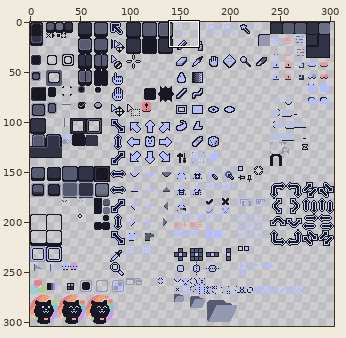
Two versions of one sprite sheet, themes/mocha/catppuccin-theme-mocha/sheet.png. Above, an overview of the earlier version with the close-up marked.
Close-up. Earlier state:
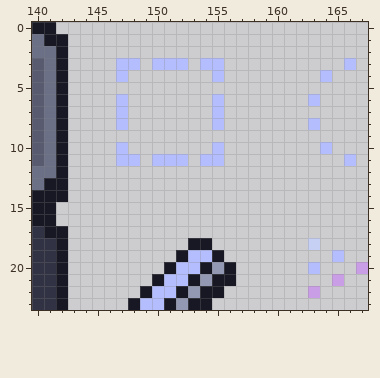
The file is 304x304 pixels. Shown: x 140..167, y 0..23.
Once edited:
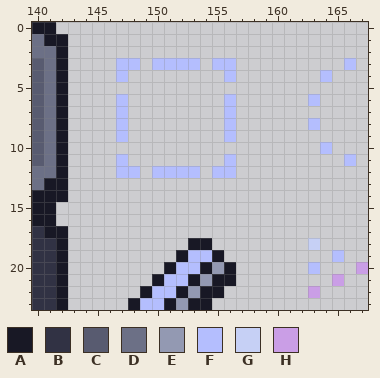
Palette (. is transparent): A #181825  B #313244  C #585b70  D #6c7086  E #9399b2  F #b4befe  G #c6d0f5  H #ca9ee6
Log entry: Moved rectangular marquee tool sprite to be centered
What changed:
{"y":3,"x":153,"old":".F","new":"F."}
{"y":3,"x":156,"old":".","new":"F"}
{"y":4,"x":155,"old":"F.","new":".F"}
{"y":6,"x":155,"old":"F.","new":".F"}
{"y":7,"x":155,"old":"F.","new":".F"}
{"y":8,"x":155,"old":"F.","new":".F"}
{"y":9,"x":147,"old":".","new":"F"}
{"y":9,"x":156,"old":".","new":"F"}
{"y":10,"x":147,"old":"F","new":"."}
{"y":10,"x":155,"old":"F","new":"."}
{"y":11,"x":148,"old":"F","new":"."}
{"y":11,"x":150,"old":"FFF","new":"..."}
{"y":11,"x":154,"old":"FF.","new":"..F"}
{"y":12,"x":147,"old":"..","new":"FF"}
{"y":12,"x":150,"old":"....","new":"FFFF"}
{"y":12,"x":155,"old":"..","new":"FF"}
{"label":"changed","picture_box":[116,58,236,178]}
